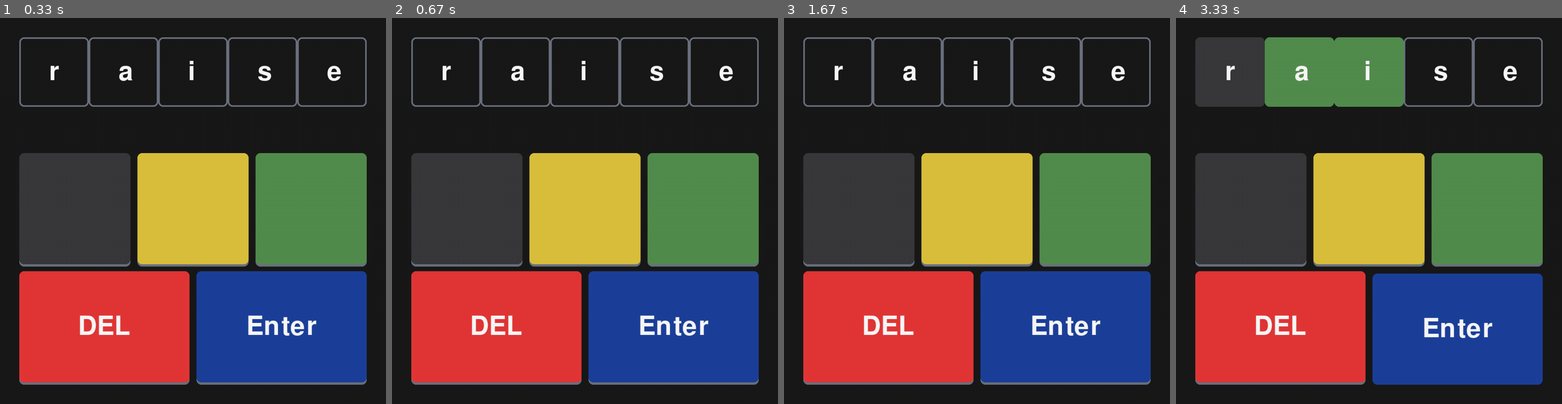
Above: before the commit, frames 1-4 (left to right).
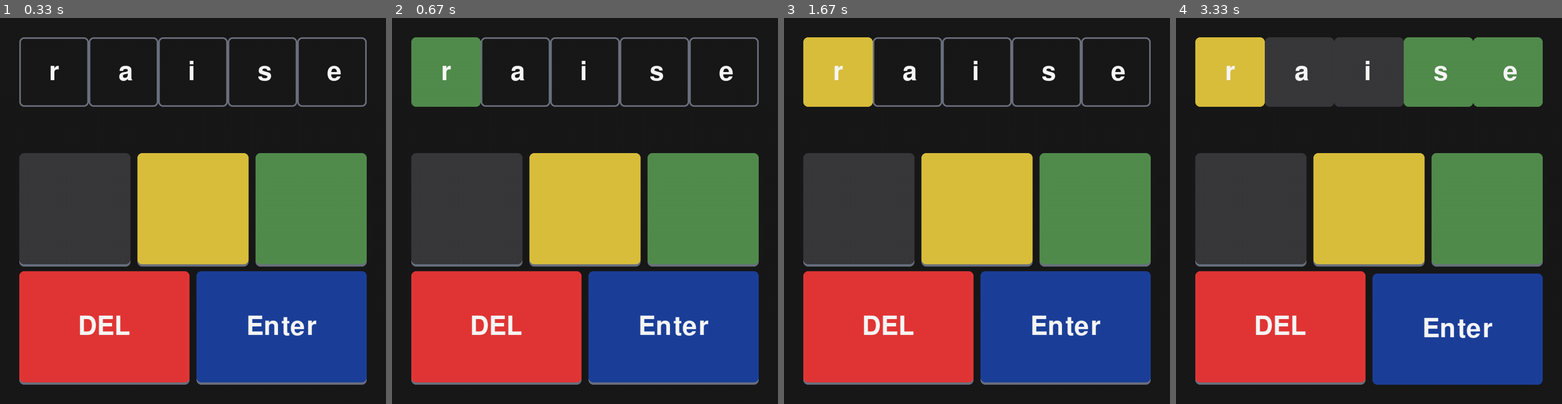
Above: after the commit, the same moments.

Repository: aleCatt/Wordle_Simulator_and_Solver
Game: pygame game, started from pygame_wordle_solver.py
Two runs of this game, one before a commit and one after it. Both use one fixed random seed, a clock stepped at 60 frames per second and the inputs below.
Inputs (mouse positions are in pixels of both pictures, inside the frame that each line leads up to):
- Up to frame 1 (0.33 s): no input
- Up to frame 2 (0.67 s): tap 2 at 0.33 s
- Up to frame 3 (1.67 s): tap Enter at 0.67 s; tap Backspace at 1 s; tap 1 at 1.33 s
- Up to frame 4 (3.33 s): click (1230, 199) at 1.72 s; tap 0 at 2 s; click (1469, 272) at 2.38 s; click (1446, 180) at 2.72 s; click (1469, 176) at 3.05 s

Frame 1 is identical in both runs. In frame 2, 3.2% of the frame differs, in the area x 5-23%, y 5-23%; in frame 3, 3.2%; in frame 4, 16%, in the area x 5-95%, y 5-23%.

Commit message:
Add files via upload

Diff:
--- a/pygame_wordle_solver.py
+++ b/pygame_wordle_solver.py
@@ -1,4 +1,4 @@
-import pygame
+import pygame # type: ignore (To hide Pylance(reportMissingimports))
 from sys import exit
 from wordle_utils import (load_words, filter_solutions, get_score,
                           POSSIBLE_SOLUTIONS_PATH, ALLOWED_GUESSES_PATH)
@@ -193,6 +193,27 @@
             if event.type == pygame.QUIT:
                 pygame.quit()
                 exit()
+            # key press logic
+            if event.type == pygame.KEYDOWN:
+                # escape -> quit
+                if event.key == pygame.K_ESCAPE:
+                    pygame.quit()
+                    exit()
+                # gray
+                elif event.key == pygame.K_0:
+                    update_pattern(COLORS['GRAY'])
+                # yellow
+                elif event.key == pygame.K_1:
+                    update_pattern(COLORS['YELLOW'])
+                # green
+                elif event.key == pygame.K_2:
+                    update_pattern(COLORS['GREEN'])
+                # DEL
+                elif event.key == pygame.K_BACKSPACE:
+                    update_pattern(COLORS['RED'])
+                # Enter
+                elif event.key == pygame.K_RETURN:
+                    update_pattern(COLORS['BLUE'])
 
         window.fill(COLORS['BACKGROUND'])
         for letter in letters:
--- a/terminal_wordle_solver.py
+++ b/terminal_wordle_solver.py
@@ -1,3 +1,30 @@
+'''
+🧠 How to Use the Solver
+
+```bash
+python wordle_solver.py
+```
+
+1.  The solver will suggest a starting word (default: 'soare' or 'salet').
+2.  Enter that word into your game.
+3.  The solver will ask for feedback. Enter a 5-digit string representing the colors you received:
+    *   0: Grey/Miss (Letter not in word)
+    *   1: Yellow (Wrong position)
+    *   2: Green (Correct position)
+
+    Example:
+        If the true word is ABACK and you guess CRANE:
+        *   C is yellow (1)
+        *   R is grey (0)
+        *   A is green (2)
+        *   N is grey (0)
+        *   E is grey (0)
+
+        You would type: `10200` into the solver.
+
+4.  The solver will calculate the entropy of all valid words and suggest the next best guess.
+'''
+
 from wordle_utils import (load_words, filter_solutions, get_score,
                           POSSIBLE_SOLUTIONS_PATH, ALLOWED_GUESSES_PATH)
 
--- a/wordle_simulator.py
+++ b/wordle_simulator.py
@@ -1,3 +1,19 @@
+'''
+🎮 How to Play
+
+
+```bash
+python wordle_simulator.py
+```
+
+1.  Type a 5-letter guess and press Enter.
+2.  The terminal will display your guess with color codes:
+    *   Green: Correct letter in the correct spot.
+    *   Yellow: Correct letter, but in the wrong spot.
+    *   Purple: Letter is not in the word. (Contrasts better with yellow)
+3.  You have 6 attempts to guess the word.
+'''
+
 import random
 from wordle_utils import (load_words, evaluate_guess,
                           POSSIBLE_SOLUTIONS_PATH, ALLOWED_GUESSES_PATH)
